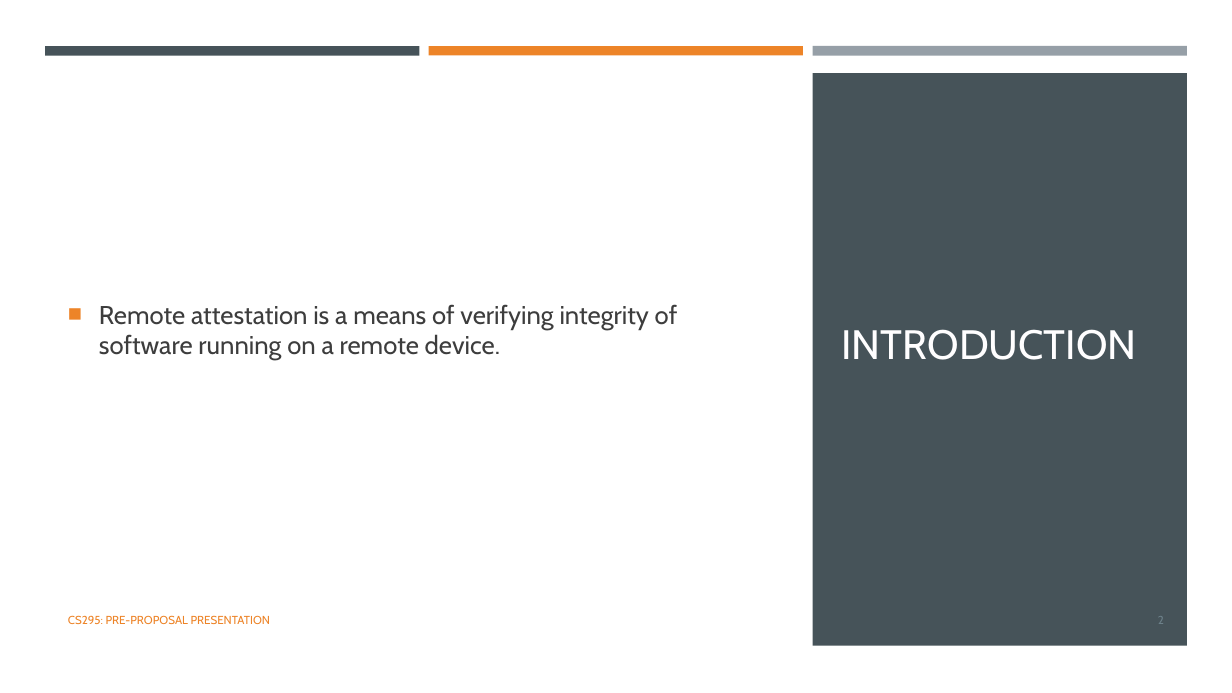
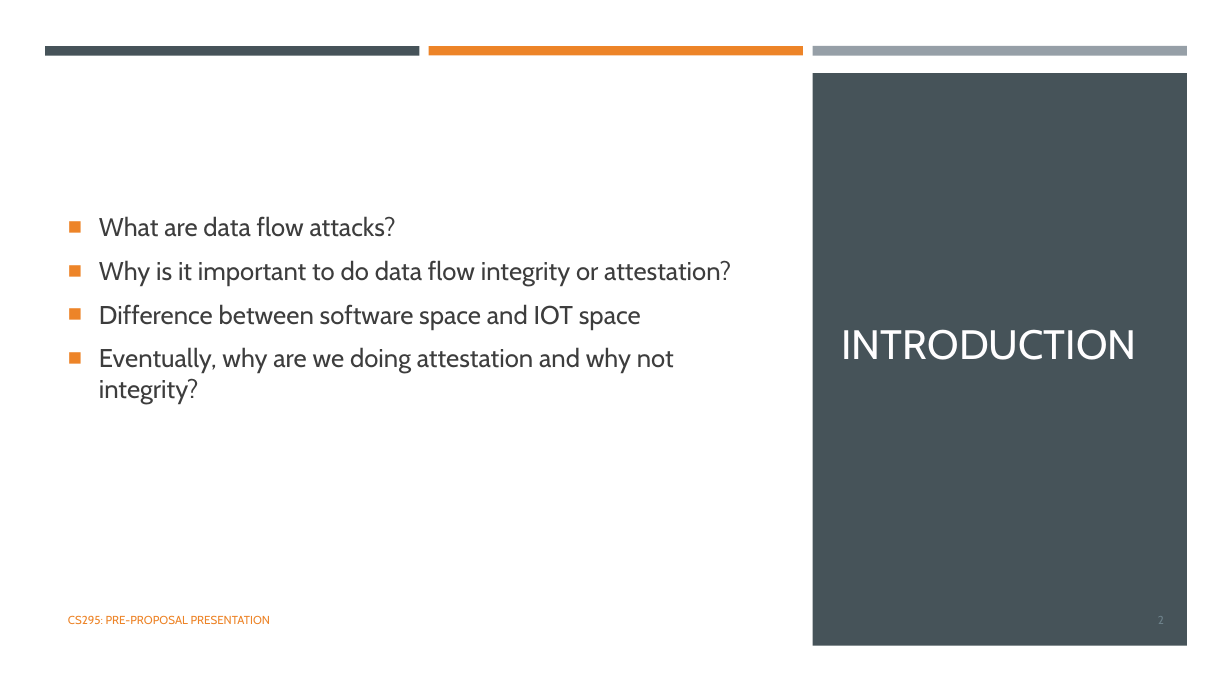
Before and after one commit to sashidhar-jakkamsetti/uci.cs295, a slide deck: slide 2 of dfa.pptx. Drawn at 1232x693 pixels with LibreOffice and Linux fonts; fonts in the diff are those of the drawing. Boxes give left, top, right and bottom in pixels: in the first picture for what was removed or moved away, otherwise in the second. Text is boxed around its words. In the diff, an @@ line names an element or a change of style, - is before the commit and + after.

```diff
--- a/dfa.pptx
+++ b/dfa.pptx
@@ text at [99, 216, 731, 404]: text changed @@
-■ Remote attestation is a means of verifying integrity of software running on a remote device.
+■ What are data flow attacks?
+■ Why is it important to do data flow integrity or attestation?
+■ Difference between software space and IOT space
+■ Eventually, why are we doing attestation and why not integrity?
```
Also in this commit, not shown: 4 other slides changed, 1 slide removed, 1 other file.
